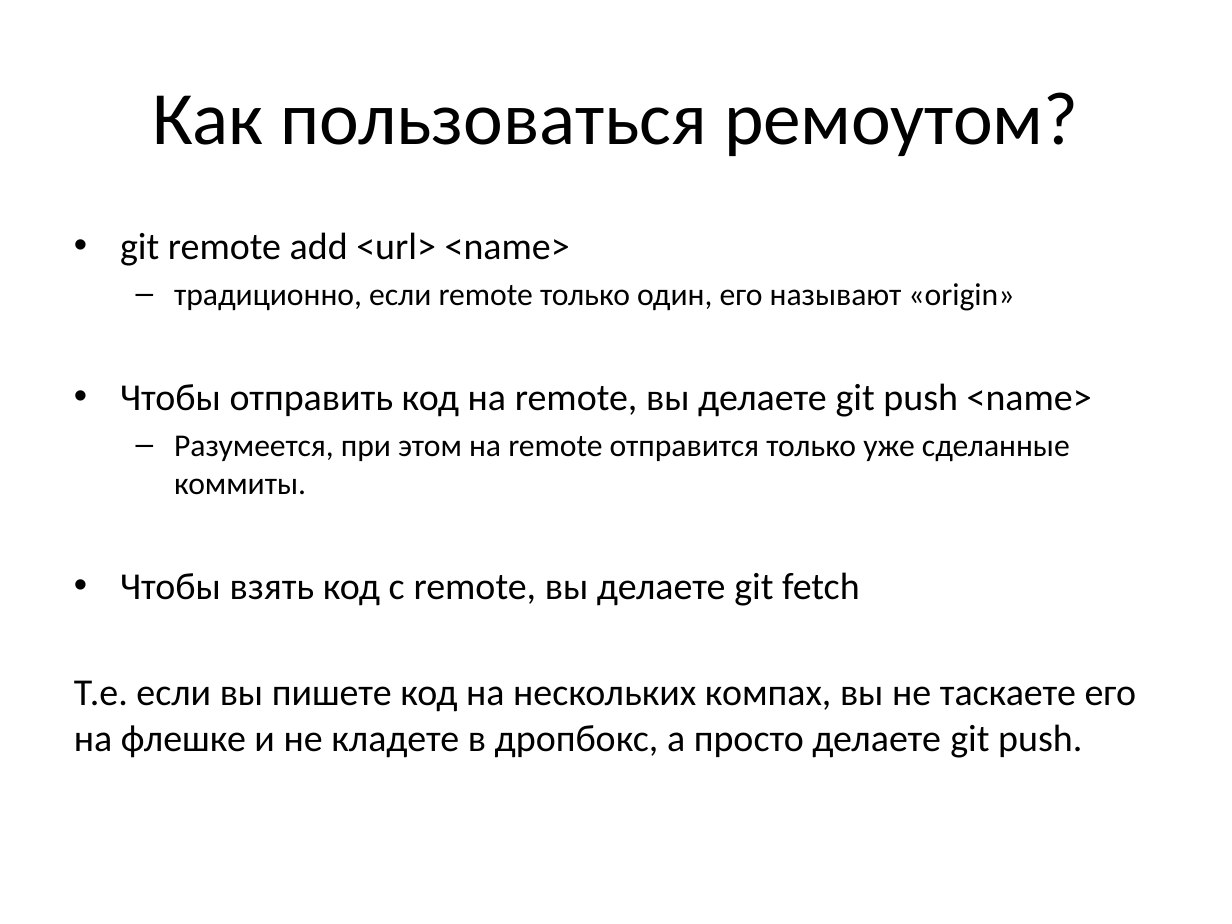
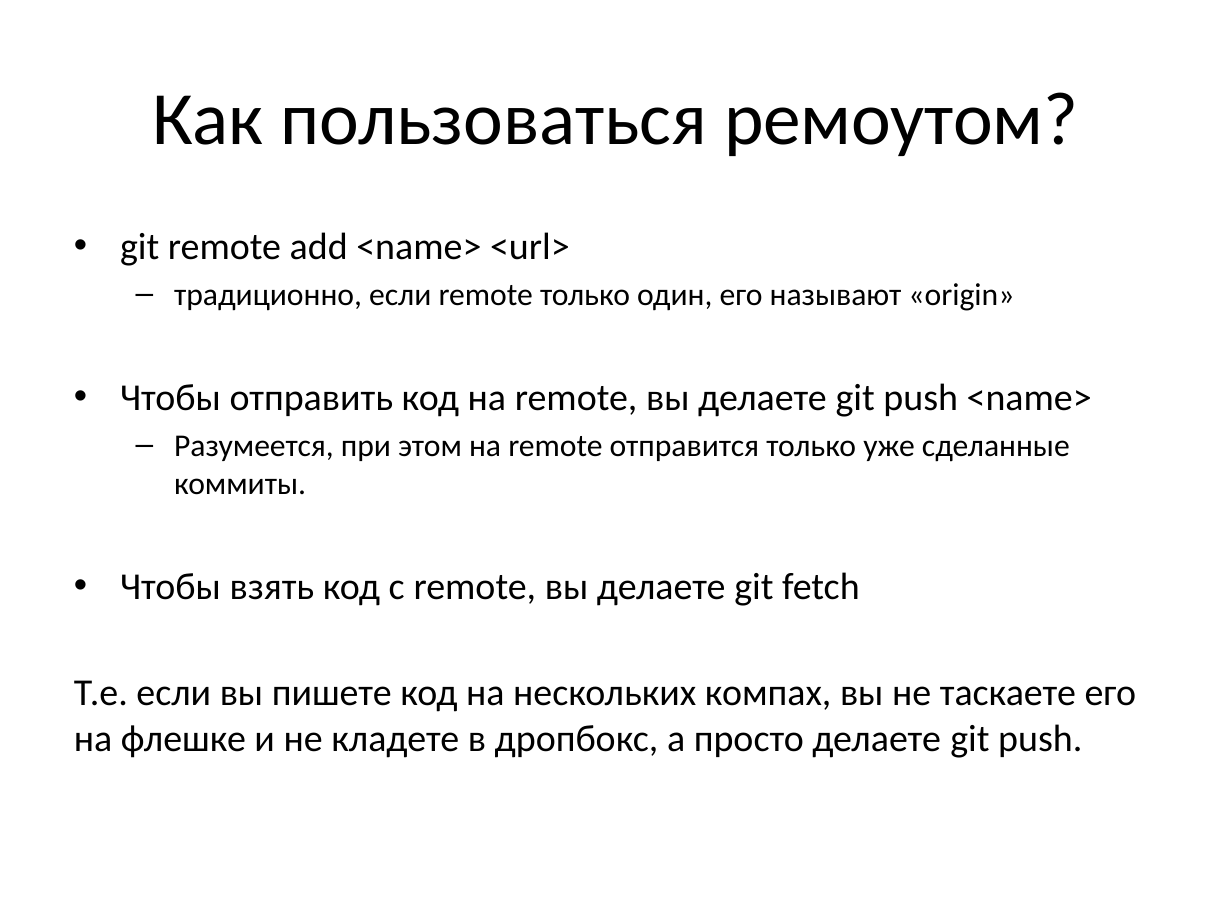
Before and after one commit to sawyre/KEILSPBPU, a slide deck: slide 45 of 1 - Отгадки. Git.pptx. Drawn at 1232x924 pixels with LibreOffice and Linux fonts; fonts in the diff are those of the drawing. Boxes give left, top, right and bottom in pixels: in the first picture for what was removed or moved away, otherwise in the second. Text is boxed around its words. In the diff, an @@ line names an element or a change of style, - is before the commit and + after.

Commit message:
Поправил команду add remote.

```diff
--- a/1 - Отгадки. Git.pptx
+++ b/1 - Отгадки. Git.pptx
@@ text at (x1=120, y1=232, x2=570, y2=266): text changed @@
-• git remote add <url> <name>
+• git remote add <name> <url>
```
